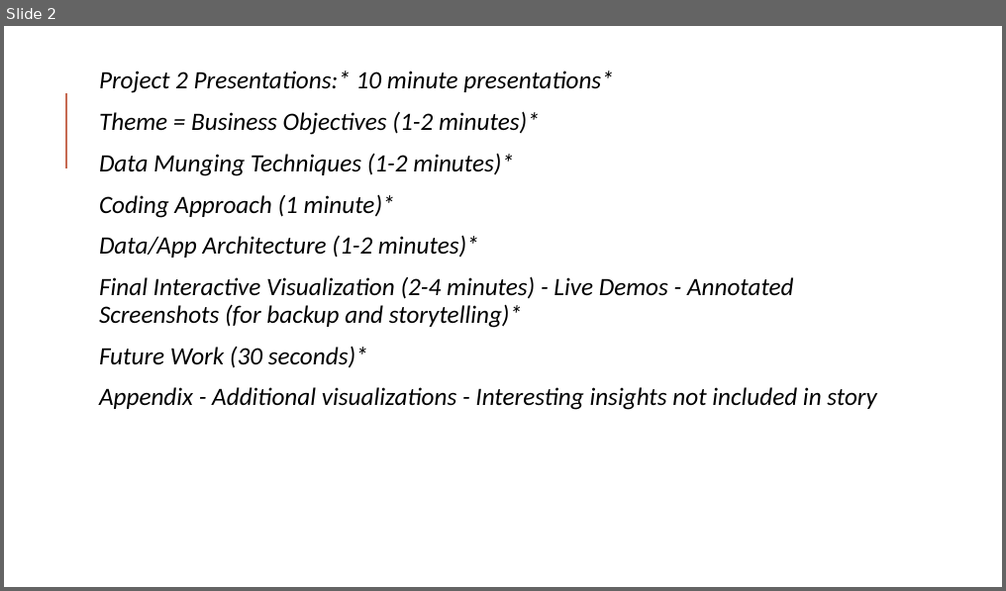
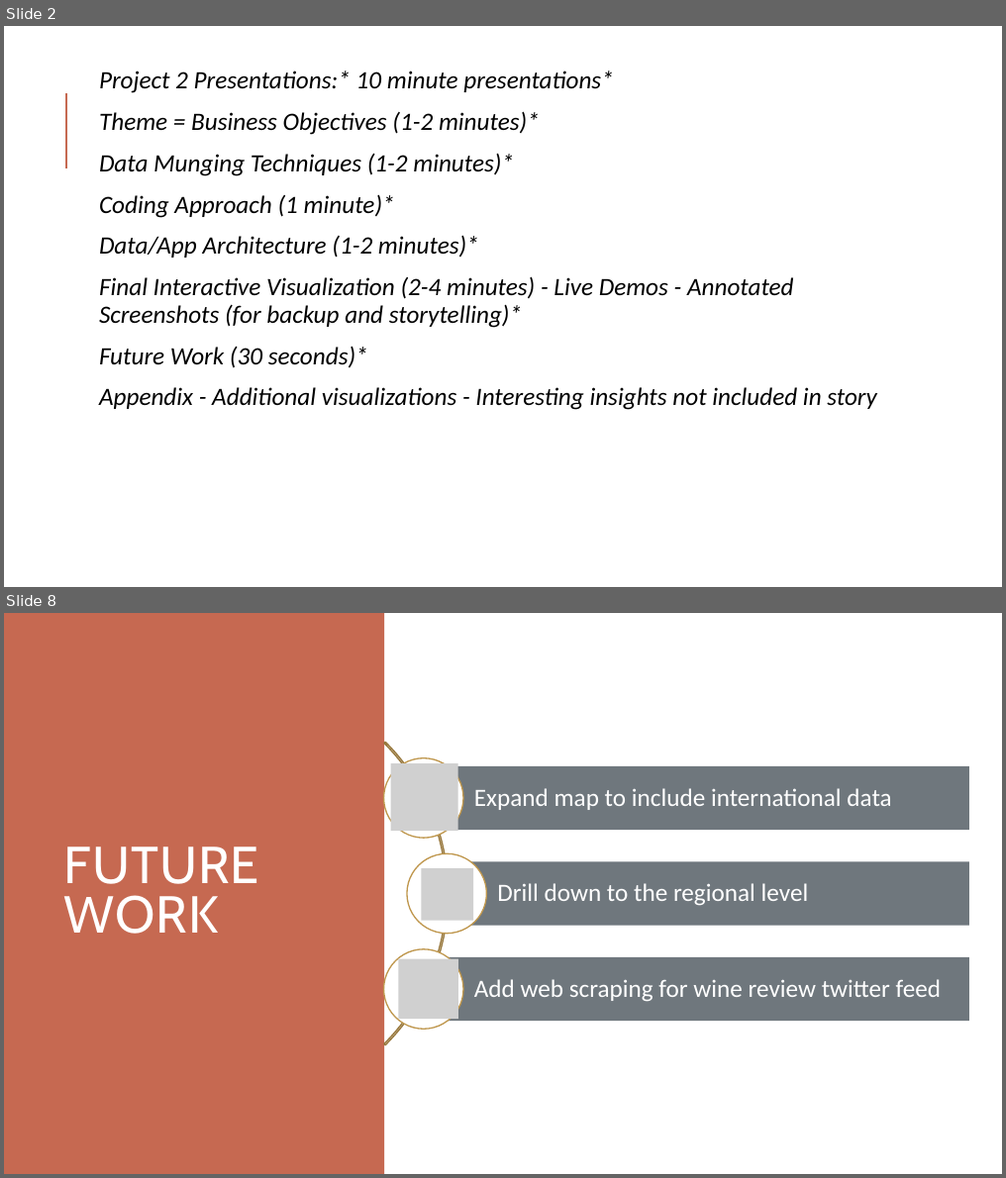
Before and after one commit to theodoremoreland/TopWine, a slide deck: Project2Wine Deck.pptx. Shown one above the other, each under a label of ours: slide 2 before the commit, slides 2 and 8 after it; the slides between them are not shown. The pictures are 1006x591 and 1006x1178 pixels, drawn with LibreOffice and Linux fonts; fonts in the diff are those of the drawing; grey boxes stand for pictures. Boxes give left, top, right and bottom in pixels: in the first picture for what was removed or moved away, otherwise in the second. Text is boxed around its words. In the diff, an @@ line names an element or a change of style, - is before the commit and + after.

```diff
--- a/Project2Wine Deck.pptx
+++ b/Project2Wine Deck.pptx
@@ slide 8 added at [4, 613, 1002, 1174], background #FFFFFF @@
@@ rectangle added at [4, 613, 384, 1174], fill #C66951 @@
@@ picture added at [391, 763, 458, 831] @@
@@ title added at [64, 847, 259, 934], 50 pt, text #FFFFFF @@
+FUTURE WORK
@@ picture added at [421, 868, 473, 921] @@
@@ group added at [19, 679, 969, 1108]: 3 rectangles, 3 texts, 3 ellipses, 1 arch (boxed as its full ring) @@
+Expand map to include international data
+Drill down to the regional level
+Add web scraping for wine review twitter feed
@@ picture added at [399, 959, 458, 1020] @@
```
Also in this commit, not shown: 1 slide changed, 4 other slides added, 2 slides removed.
